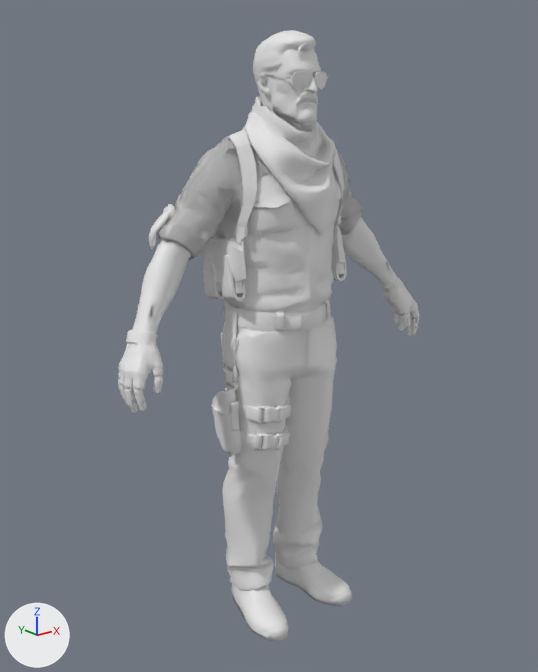
What one commit did to the glTF model cheat/assets/models/tm_leet_variantb.glb.
One viewpoint serves both versions: a 50 mm lens placed at (-1.529, -1.803, 1.773), pointed at (-0.023, 0.078, 1.021). The lights are fixed; the arrows at lower left show +X, +Y and +Z. The picture after the commit comes second. Vertices at exactly the same position are counted once.

Objects in the first picture: 'agents/models/tm_leet/tm_leet_variantb.vmdl_c.firstperson_default_gloves_arms', 'agents/models/tm_leet/tm_leet_variantb.vmdl_c.firstperson_sleeves', 'agents/models/tm_leet/tm_leet_variantb.vmdl_c.thirdperson_body', 'agents/models/tm_leet/tm_leet_variantb.vmdl_c.thirdperson_default_gloves'.
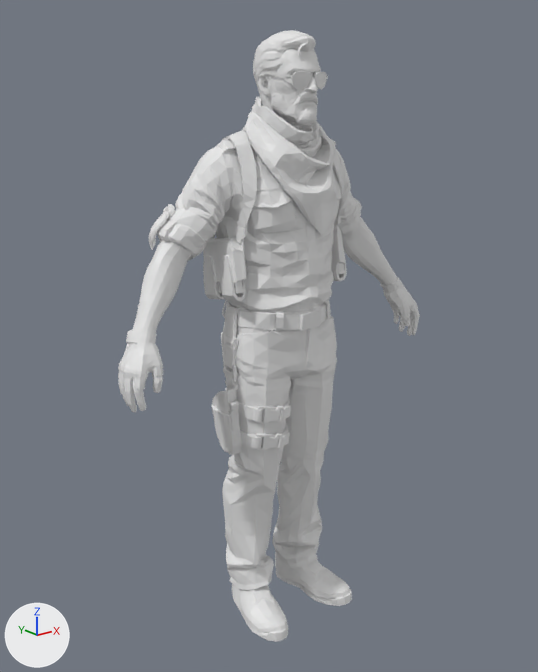
Pixel boxes (x1, y1, x2, y2) of what changed, in the pictures (538 x 672 px):
'agents/models/tm_leet/tm_leet_variantb.vmdl_c.firstperson_default_gloves_arms', no longer drawn: before (118, 203, 419, 413)
'agents/models/tm_leet/tm_leet_variantb.vmdl_c.firstperson_sleeves', no longer drawn: before (221, 147, 268, 238)
part 1 of me_agents_models_tm_leet_tm_leet_variantb_vmdl_c_thirdperson_body, shading changed: (147, 36, 393, 642) in both
'agents/models/tm_leet/tm_leet_variantb.vmdl_c.thirdperson_default_gloves', unchanged, uncovered by the edit: before (118, 277, 420, 411); after (118, 277, 420, 412)

The change, as a list of edits to the scene's bpy script:
```text
Change me_agents_models_tm_leet_tm_leet_variantb_vmdl_c_thirdperson_body:
    where me_agents_models_tm_leet_tm_leet_variantb_vmdl_c_thirdperson_body.from_pydata(...)  # 9426 vertices, 18177 faces; spans x -0.56..0.56, y -0.17..0.26, z 0.0..1.98
    used by ob_agents_models_tm_leet_tm_leet_variantb_vmdl_c_thirdperson_body
    me_agents_models_tm_leet_tm_leet_variantb_vmdl_c_thirdperson_body part 1: all faces are now shaded flat (18163 of 18177 changed)
Change ob_agents_models_tm_leet_tm_leet_variantb_vmdl_c_firstperson_default_gloves_arms:
    ob_agents_models_tm_leet_tm_leet_variantb_vmdl_c_firstperson_default_gloves_arms: bpy.data.objects.new('agents/models/tm_leet/tm_leet_variantb.vmdl_c.firstperson_default_gloves_arms', me_agents_models_tm_leet_tm_leet_variantb_vmdl_c_firstperson_default_gloves_arms) -> bpy.data.objects.new('agents/models/tm_leet/tm_leet_variantb.vmdl_c.firstperson_default_gloves_arms', None)
Change ob_agents_models_tm_leet_tm_leet_variantb_vmdl_c_firstperson_sleeves:
    ob_agents_models_tm_leet_tm_leet_variantb_vmdl_c_firstperson_sleeves: bpy.data.objects.new('agents/models/tm_leet/tm_leet_variantb.vmdl_c.firstperson_sleeves', me_agents_models_tm_leet_tm_leet_variantb_vmdl_c_firstperson_sleeves) -> bpy.data.objects.new('agents/models/tm_leet/tm_leet_variantb.vmdl_c.firstperson_sleeves', None)
```
